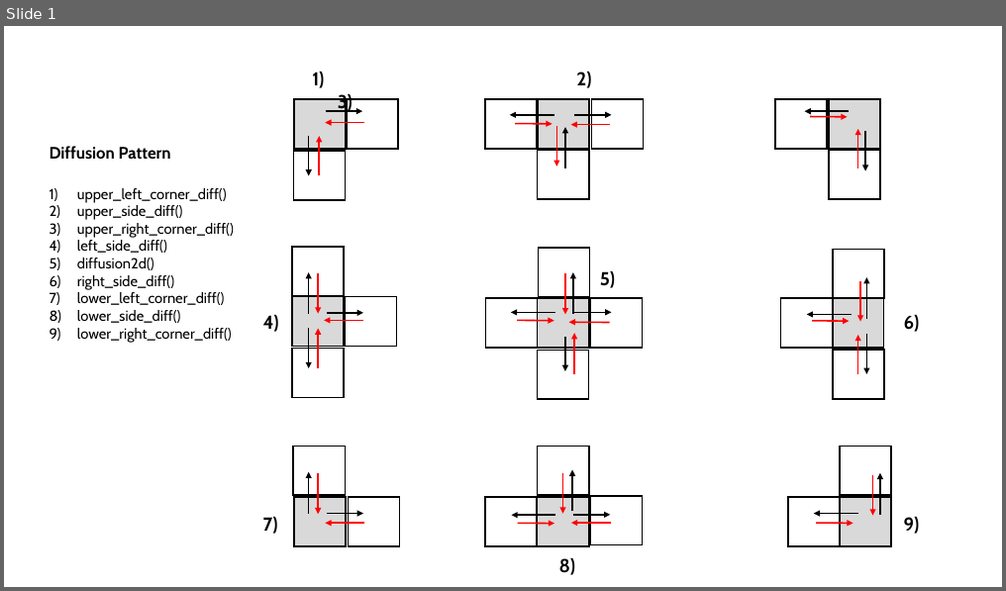
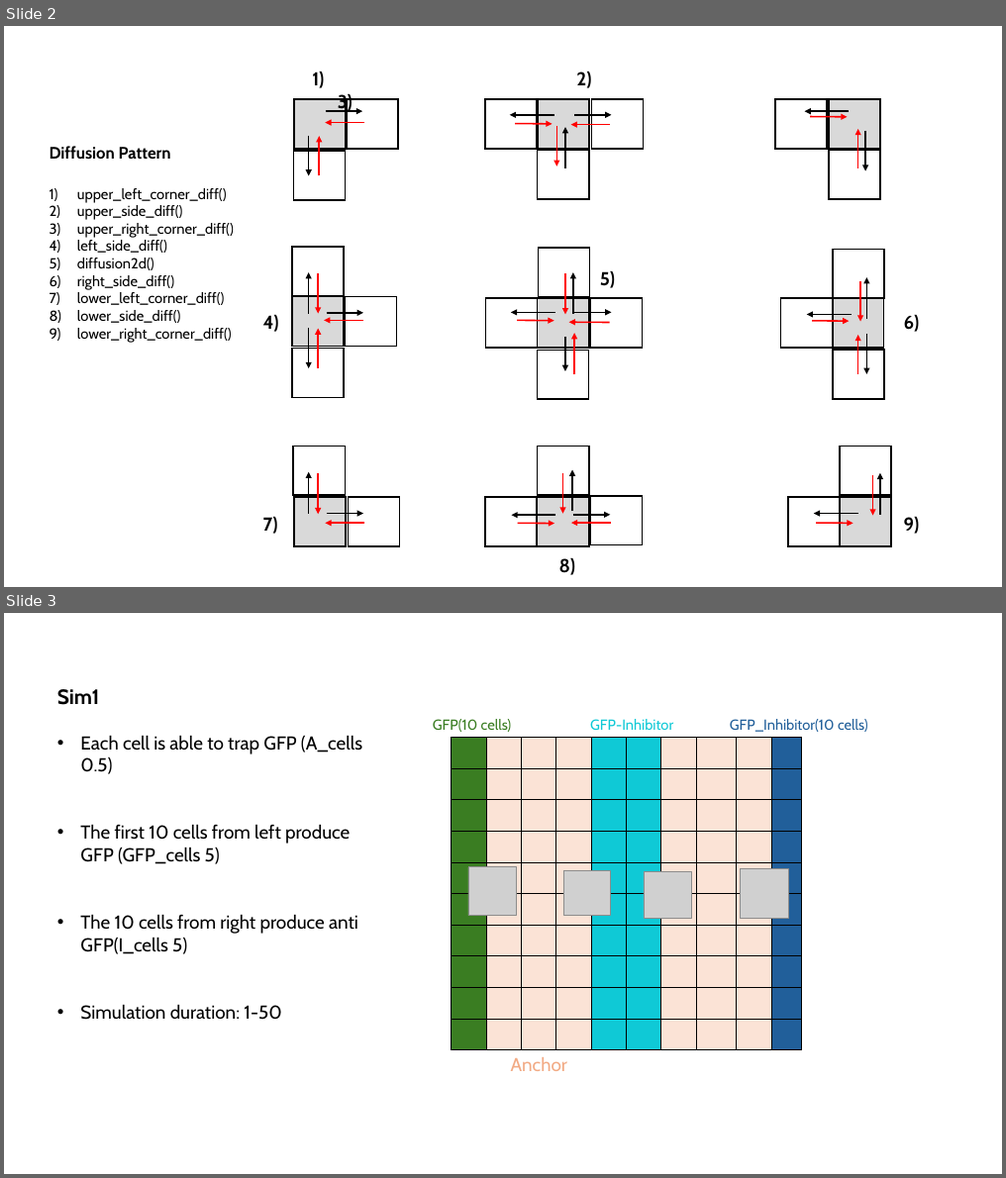
Before and after one commit to LoqmanSamani/grn-designer, a slide deck: sim_system.pptx. Shown one above the other, each under a label of ours: slide 1 before the commit, slides 2 and 3 after it. The pictures are 1006x591 and 1006x1178 pixels, drawn with LibreOffice and Linux fonts; fonts in the diff are those of the drawing; grey boxes stand for pictures. Boxes give left, top, right and bottom in pixels: in the first picture for what was removed or moved away, otherwise in the second. Text is boxed around its words. In the diff, an @@ line names an element or a change of style, - is before the commit and + after.

```diff
--- a/sim_system.pptx
+++ b/sim_system.pptx
@@ slide 3 added at (4,613,1002,1174), background #FFFFFF @@
@@ text added at (57,689,362,1020), 18 pt, text #000000 @@
+Sim1
+• Each cell is able to trap GFP (A_cells 0.5)
+• The first 10 cells from left produce GFP (GFP_cells 5)
+• The 10 cells from right produce anti GFP(I_cells 5)
+• Simulation duration: 1-50
@@ text added at (433,719,868,732), 14 pt, text #215F9A @@
+GFP(10 cells) GFP-Inhibitor GFP_Inhibitor(10 cells)
@@ table added at (450,738,803,1051), 10 rows, 10 columns @@
+ |  |  |  |  |  |  |  |  | 
+ |  |  |  |  |  |  |  |  | 
+ |  |  |  |  |  |  |  |  | 
+ |  |  |  |  |  |  |  |  | 
+ |  |  |  |  |  |  |  |  | 
+ |  |  |  |  |  |  |  |  | 
+ |  |  |  |  |  |  |  |  | 
+ |  |  |  |  |  |  |  |  | 
+ |  |  |  |  |  |  |  |  | 
+ |  |  |  |  |  |  |  |  | 
@@ picture added at (468,867,516,916) @@
@@ picture added at (564,871,611,916) @@
@@ picture added at (644,872,691,919) @@
@@ picture added at (740,869,788,919) @@
@@ text added at (511,1058,567,1071), 18 pt, text #F2AA84 @@
+Anchor
@@ what was slide 1 is now slide 2 @@
```
Also in this commit, not shown: 3 other slides added, 1 other file.
